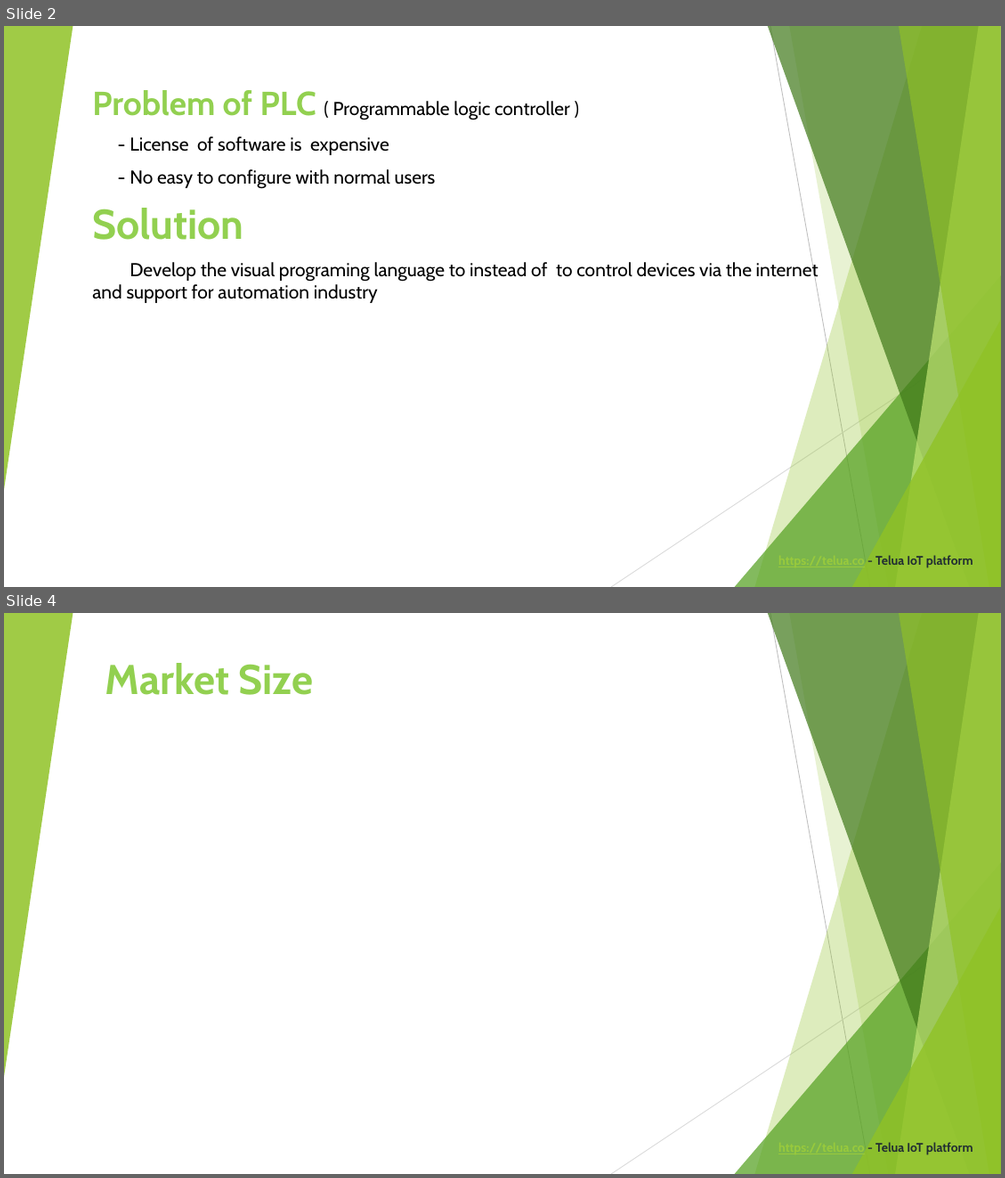
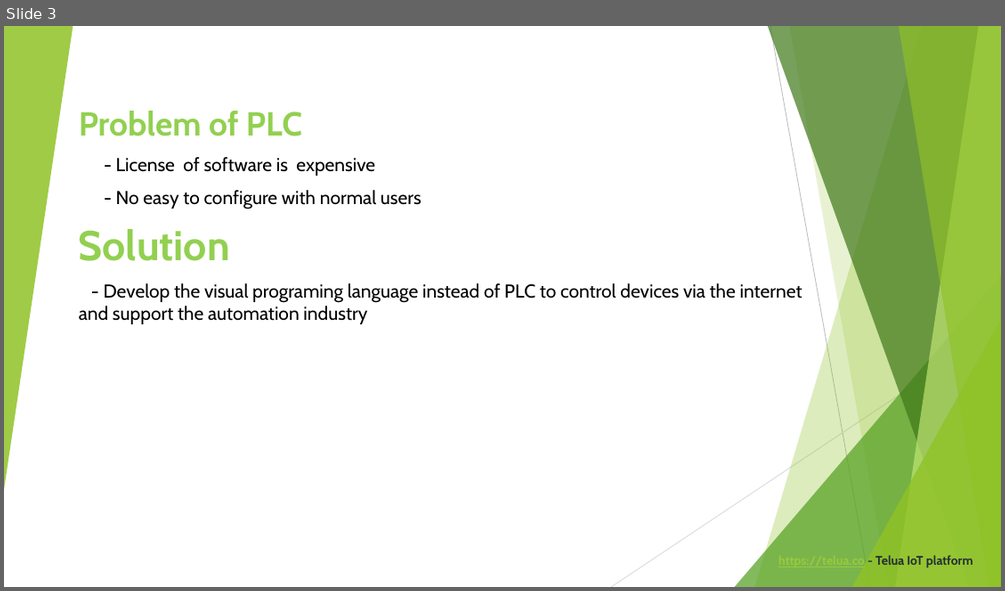
Before and after one commit to letrthong/telua_esp32_sensor, a slide deck: esp32_hardware/Telua_Pitch_Deck.pptx. Shown one above the other, each under a label of ours: slides 2 and 4 before the commit, slide 3 after it; the slides between them are not shown. The pictures are 1005x1178 and 1005x591 pixels, drawn with LibreOffice and Linux fonts; fonts in the diff are those of the drawing. Boxes give left, top, right and bottom in pixels: in the first picture for what was removed or moved away, otherwise in the second. Text is boxed around its words. In the diff, an @@ line names an element or a change of style, - is before the commit and + after.

```diff
--- a/esp32_hardware/Telua_Pitch_Deck.pptx
+++ b/esp32_hardware/Telua_Pitch_Deck.pptx
@@ slide 4 removed at box(4, 613, 1001, 1174), background #FFFFFF; not listed: 10 template elements that a slide beside it also shows @@
@@ title removed at box(105, 663, 314, 695) @@
-Market Size
@@ text removed at box(875, 1142, 973, 1155) @@
-https://telua.co - Telua IoT platform
@@ what was slide 2 is now slide 3 @@
@@ slide 3 changed as well @@
@@ subtitle "Problem of PLC": place and size @@
-subtitle "Problem of PLC" at box(92, 90, 818, 303)
+subtitle "Problem of PLC" at box(79, 111, 802, 324)
@@ subtitle at box(79, 111, 302, 136): text changed; size 18 to 32 pt; text colour #000000 to #92D050; bold on @@
-Problem of PLC ( Programmable logic controller )
+Problem of PLC
@@ subtitle at box(79, 283, 802, 324): text changed @@
-Develop the visual programing language to instead of to control devices via the internet and support for automation industry
+- Develop the visual programing language instead of PLC to control devices via the internet and support the automation industry
```
Also in this commit, not shown: 7 other slides changed, 1 slide added, 1 other file.
